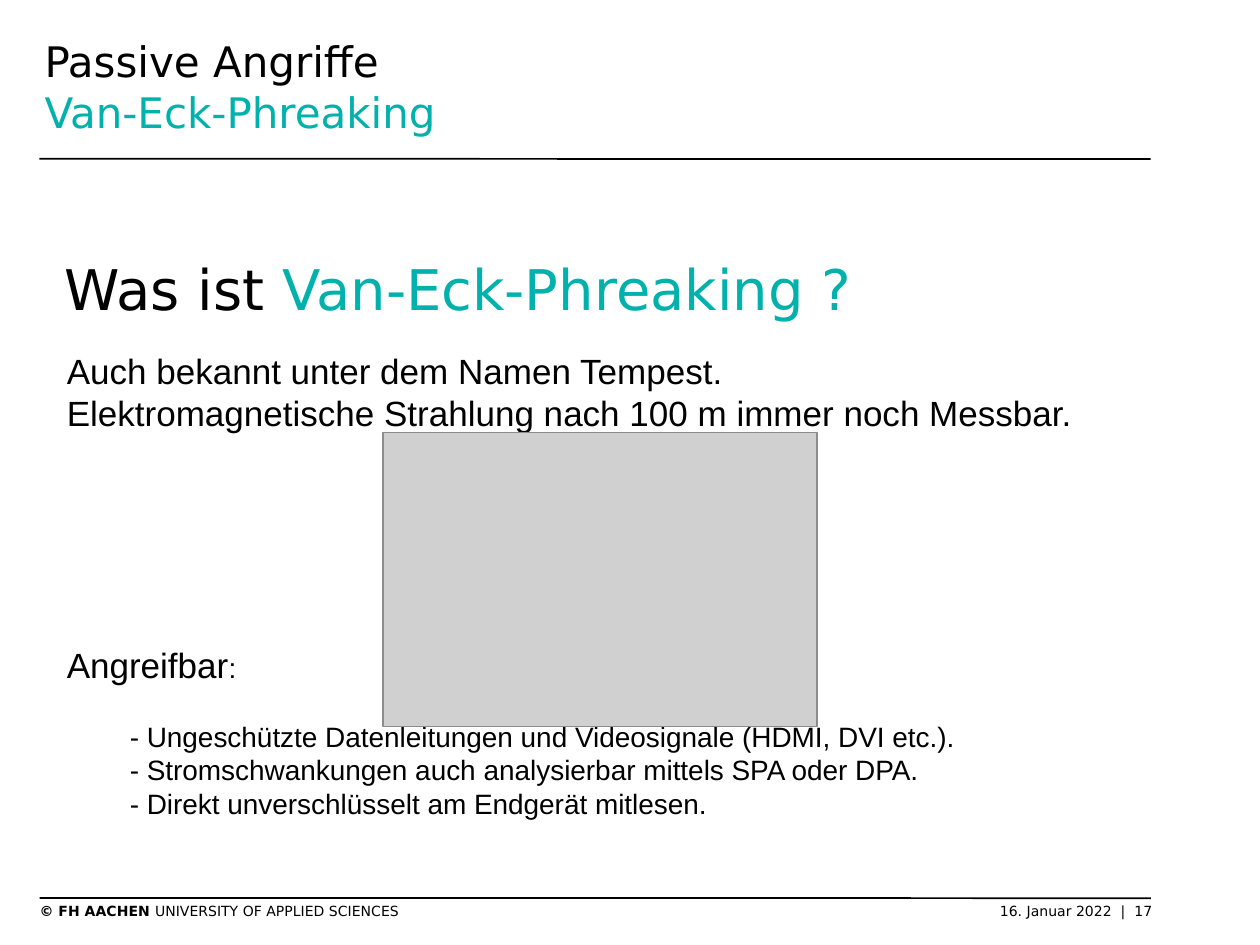
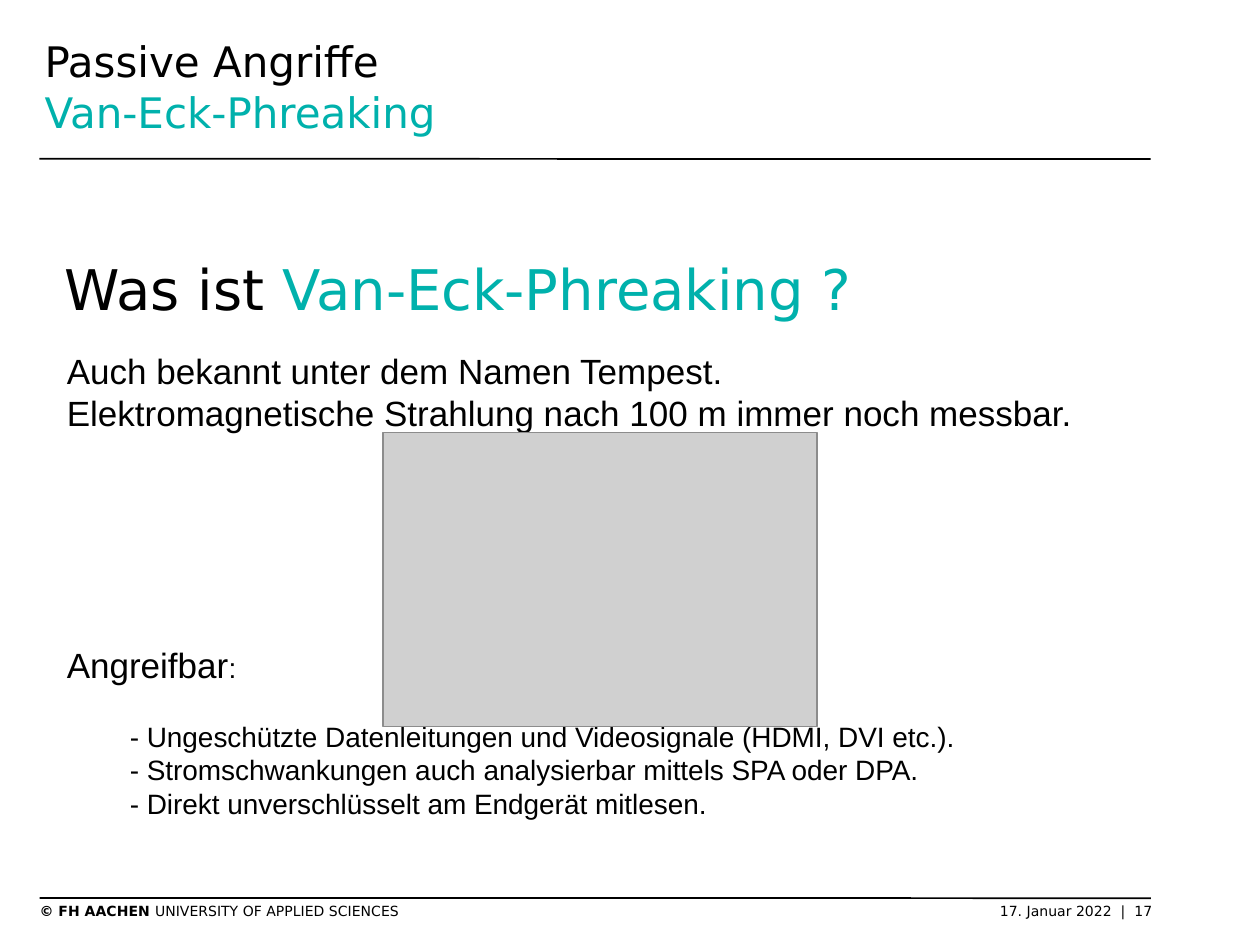
Before and after one commit to SchmickHub/Bachmann---Dahlhaus, a slide deck: slide 17 of Seitenkanal und HSM Folien.pptx. Drawn at 1260x945 pixels with LibreOffice and Linux fonts; fonts in the diff are those of the drawing; grey boxes stand for pictures; background and template pictures are left out. Boxes give left, top, right and bottom in pixels: in the first picture for what was removed or moved away, otherwise in the second. Text is boxed around its words. In the diff, an @@ line names an element or a change of style, - is before the commit and + after.

```diff
--- a/Seitenkanal und HSM Folien.pptx
+++ b/Seitenkanal und HSM Folien.pptx
@@ text at [67, 400, 1071, 433]: text changed @@
-Elektromagnetische Strahlung nach 100 m immer noch Messbar.
+Elektromagnetische Strahlung nach 100 m immer noch messbar.
@@ text at [58, 905, 1152, 919]: text changed @@
-© FH AACHEN UNIVERSITY OF APPLIED SCIENCES 16. Januar 2022 | 17
+© FH AACHEN UNIVERSITY OF APPLIED SCIENCES 17. Januar 2022 | 17
```
Also in this commit, not shown: 1 other slide changed.
